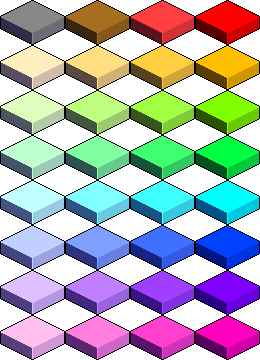
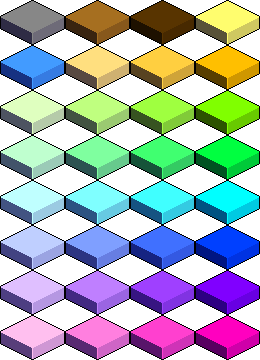
The second 260×360 image is a revision of the first. Changes to its layers:
pixels changed over [1, 1, 259, 89] (layer not identified)
